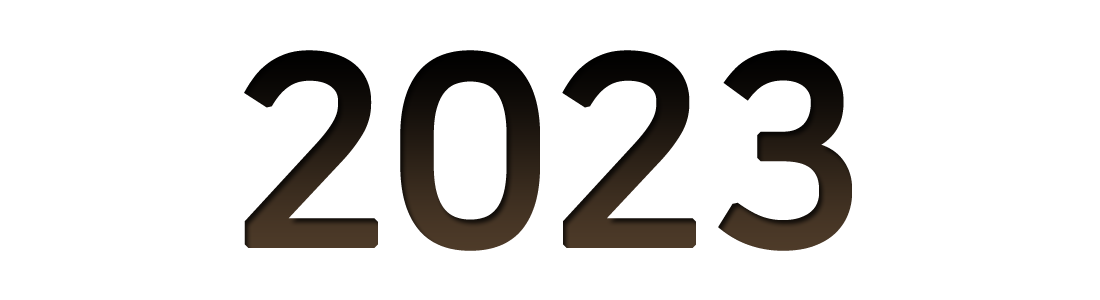
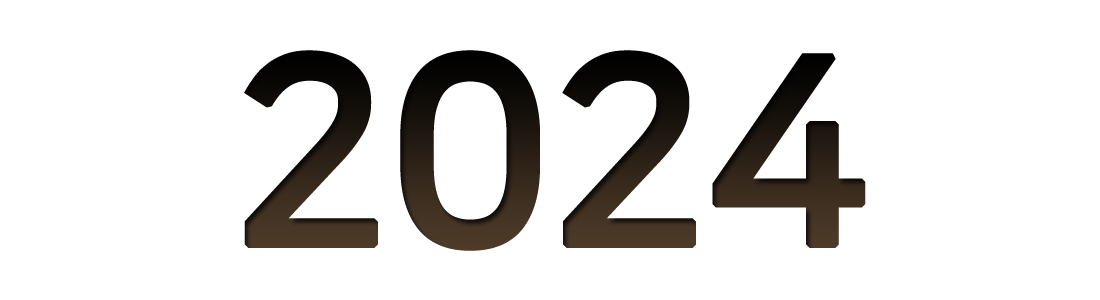
Layers edited between the first and the second 1100×300 image:
added layer "2024 copy 2" in group "effect1" over [712, 50, 866, 251]
hid "2023 copy 2" over [712, 50, 852, 251]
